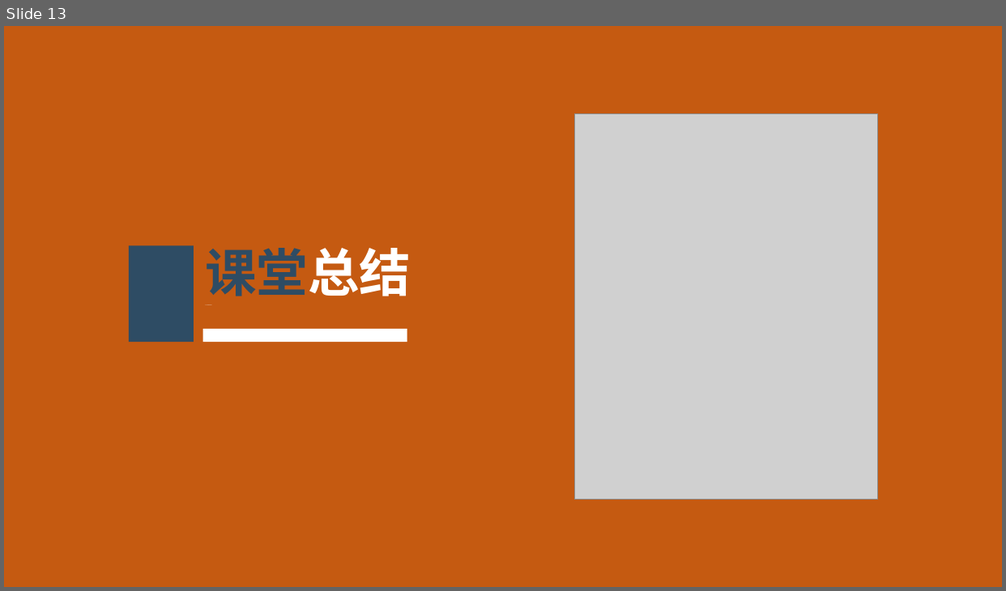
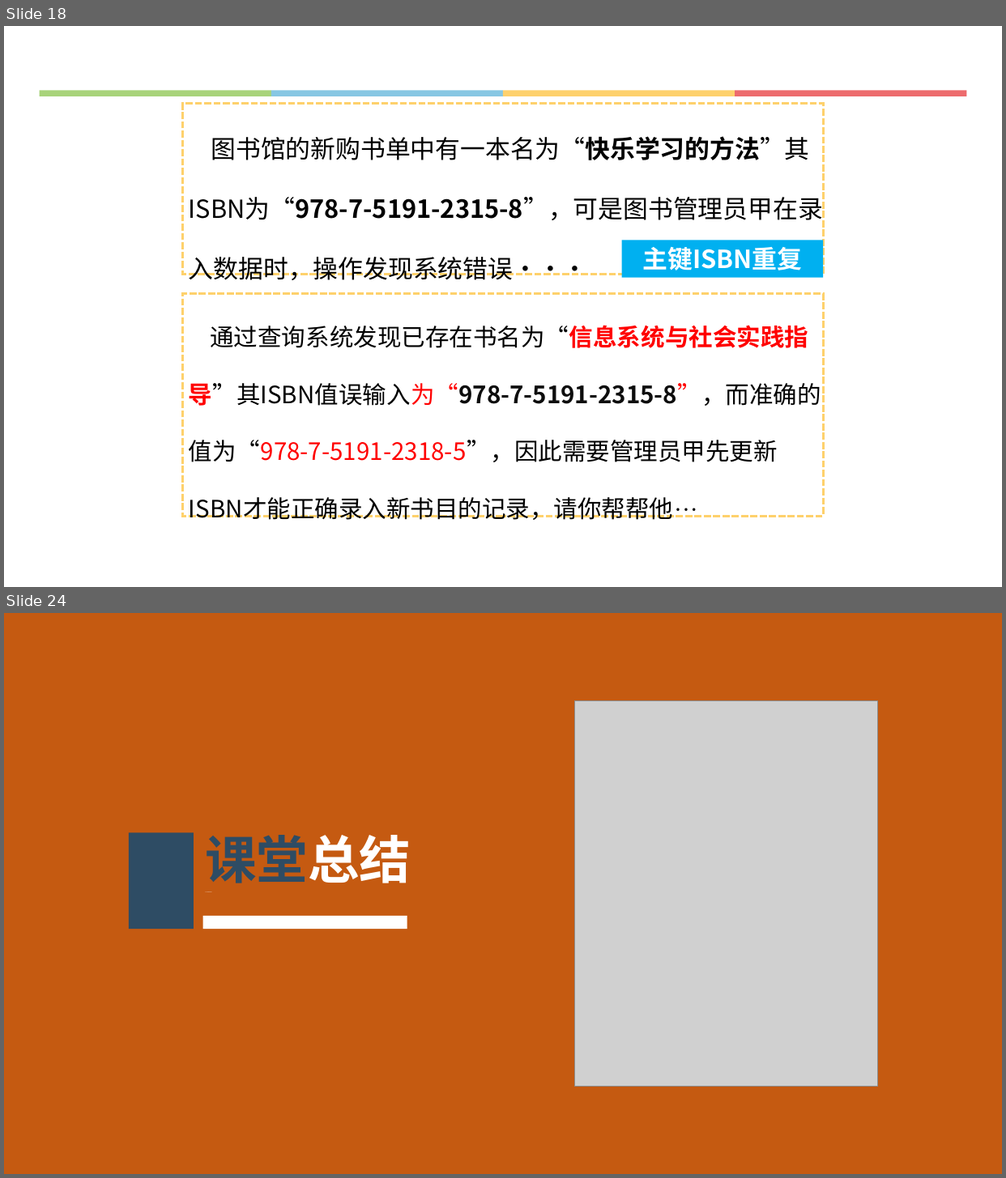
Before and after one commit to hongm32/2020design, a slide deck: 【第40课】信息系统的数据处理/【第40课】信息系统的数据处理.pptx. Shown one above the other, each under a label of ours: slide 13 before the commit, slides 18 and 24 after it; the slides between them are not shown. The pictures are 1006x591 and 1006x1178 pixels, drawn with LibreOffice and Linux fonts; fonts in the diff are those of the drawing; grey boxes stand for pictures. Boxes give left, top, right and bottom in pixels: in the first picture for what was removed or moved away, otherwise in the second. Text is boxed around its words. In the diff, an @@ line names an element or a change of style, - is before the commit and + after.

Commit message:
更新《【第42课】信息系统从无到有》相关资源

```diff
--- a/【第40课】信息系统的数据处理/【第40课】信息系统的数据处理.pptx
+++ b/【第40课】信息系统的数据处理/【第40课】信息系统的数据处理.pptx
@@ slide 18 added at (x1=4, y1=26, x2=1002, y2=587), background #FFFFFF @@
@@ group added at (x1=39, y1=90, x2=967, y2=96): 4 rectangles @@
@@ rectangle added at (x1=183, y1=103, x2=823, y2=274), outline #FED16C 2.25 pt dashed, 24 pt, text #000000 @@
+图书馆的新购书单中有一本名为“快乐学习的方法”其ISBN为“978-7-5191-2315-8”，可是图书管理员甲在录入数据时，操作发现系统错误···
@@ rectangle added at (x1=622, y1=240, x2=824, y2=278), fill #00B0F0, 24 pt, text #FFFFFF, bold @@
+主键ISBN重复
@@ rectangle added at (x1=183, y1=294, x2=823, y2=516), outline #FED16C 2.25 pt dashed, 23 pt, text #000000 @@
+通过查询系统发现已存在书名为“信息系统与社会实践指导”其ISBN值误输入为“978-7-5191-2315-8”，而准确的值为“978-7-5191-2318-5”，因此需要管理员甲先更新ISBN才能正确录入新书目的记录，请你帮帮他···
@@ what was slide 13 is now slide 24 @@
```
Also in this commit, not shown: 11 other slides added, 4 other files.
